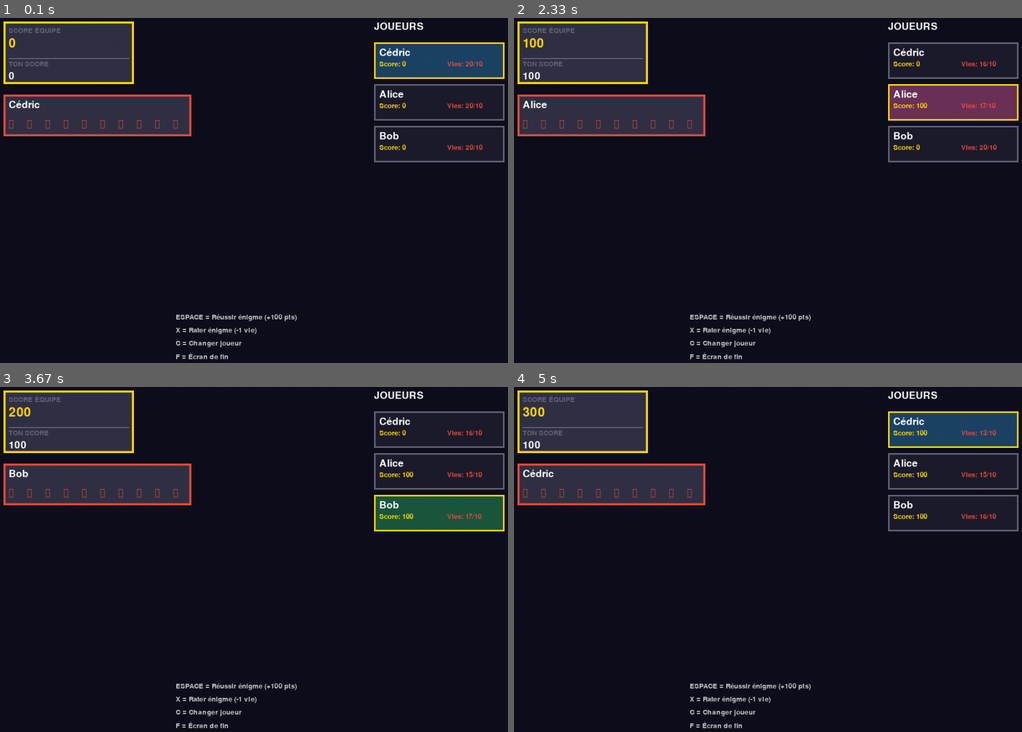
Above: before the commit, frames 1-4 (two rows, left to right).
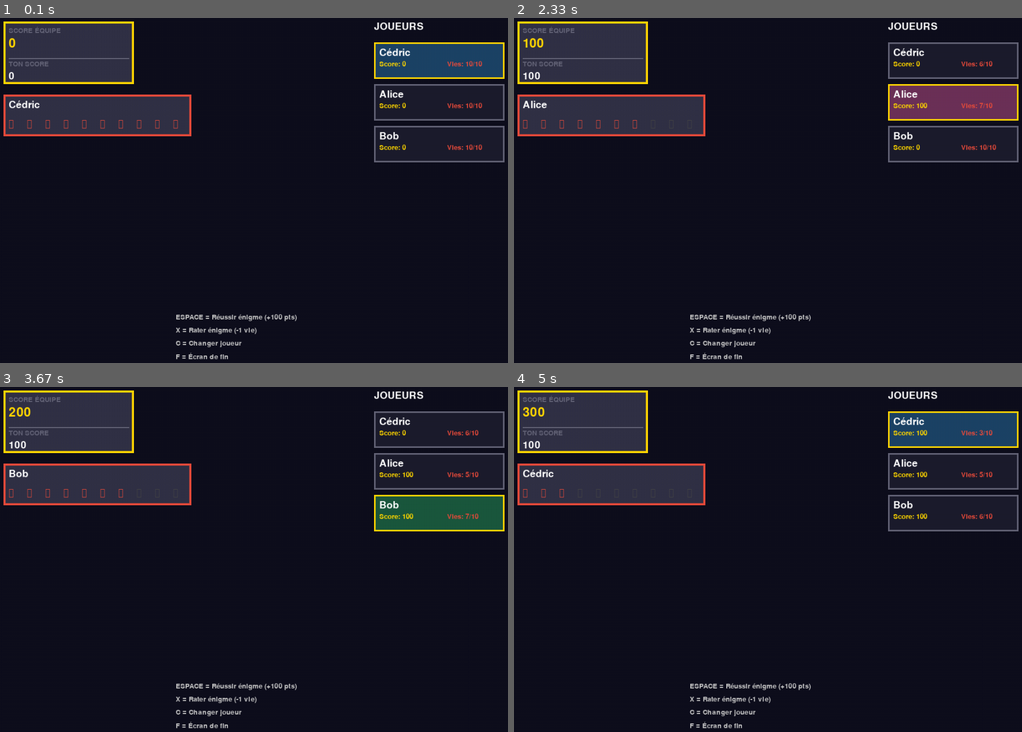
Above: after the commit, the same moments.

Repository: NiquiCode/jeu_pygame_Border_Escape
Game: pygame game, started from main.py
Two runs of this game, one before a commit and one after it. Both use one fixed random seed, a clock stepped at 60 frames per second and the inputs below.
Inputs:
- Up to frame 1 (0.1 s): no input
- Up to frame 2 (2.33 s): tap X at 0.33, 0.73, 1.03, 1.23, 1.57, 1.87, 2.07 s; tap C at 1.32 s; tap Space at 2.15 s
- Up to frame 3 (3.67 s): tap X at 2.37, 2.63, 2.97, 3.27, 3.4 s; tap C at 2.72 s; tap Space at 3.48 s
- Up to frame 4 (5 s): tap X at 3.8, 4.1, 4.47, 4.87 s; tap C at 3.88 s; tap Space at 4.95 s

The runs differ from the first frame. In frame 1, 0.1% of the frame differs, in the area x 91-96%, y 12-39%; in frame 2, 0.1%; in frame 3, 0.2%; in frame 4, 0.2%, in the area x 12-95%, y 12-39%.

Commit message:
mise_a_jour_code

Diff:
--- a/player/lives_manager.py
+++ b/player/lives_manager.py
@@ -34,10 +34,10 @@
         for i in range(10):
             if i < joueur.vies:
                 #Cœur plein
-                texte_coeur = self.police_titre.render("♥", True, self.ROUGE)
+                texte_coeur = self.police_titre.render("💖", True, self.ROUGE)
             else:
                 #Cœur vide
-                texte_coeur = self.police_titre.render("♥", True, self.GRIS_VIDE)
+                texte_coeur = self.police_titre.render("💖", True, self.GRIS_VIDE)
 
             ecran.blit(texte_coeur, (x_coeur, y_coeur))
             x_coeur += 35
--- a/player/player.py
+++ b/player/player.py
@@ -10,7 +10,7 @@
 
     def __init__(self, nom, couleur, position_spawn=(100, 100)):
         self.nom = nom
-        self.vies = 20  # 20 vies au départ
+        self.vies = 10  # 10 vies au départ
         self.score = 0
         self.couleur = couleur
         self.x = position_spawn[0]
